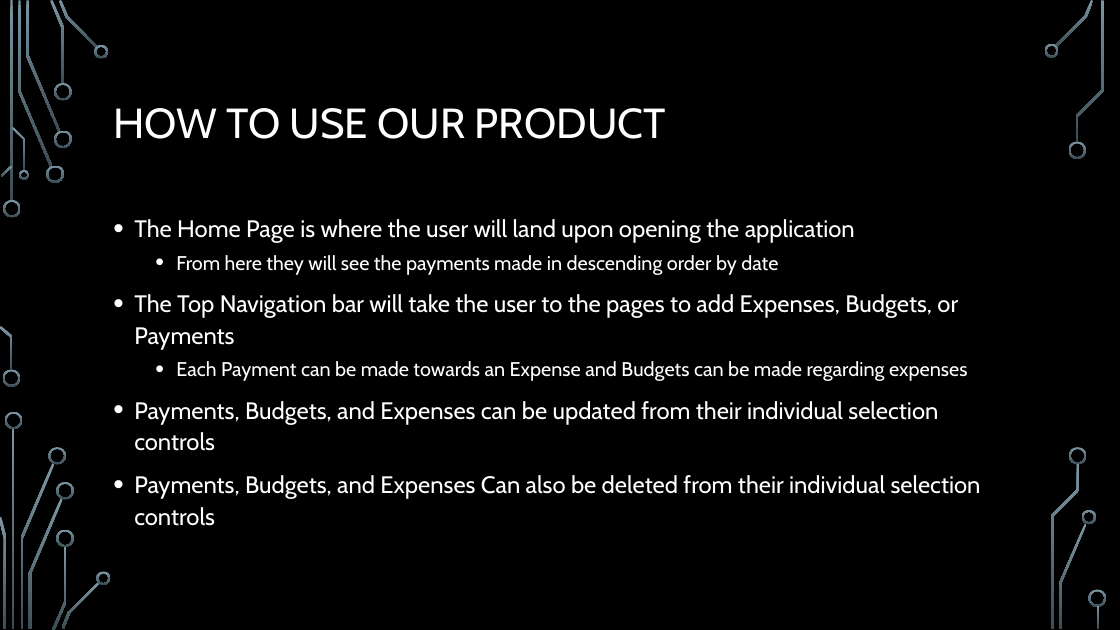
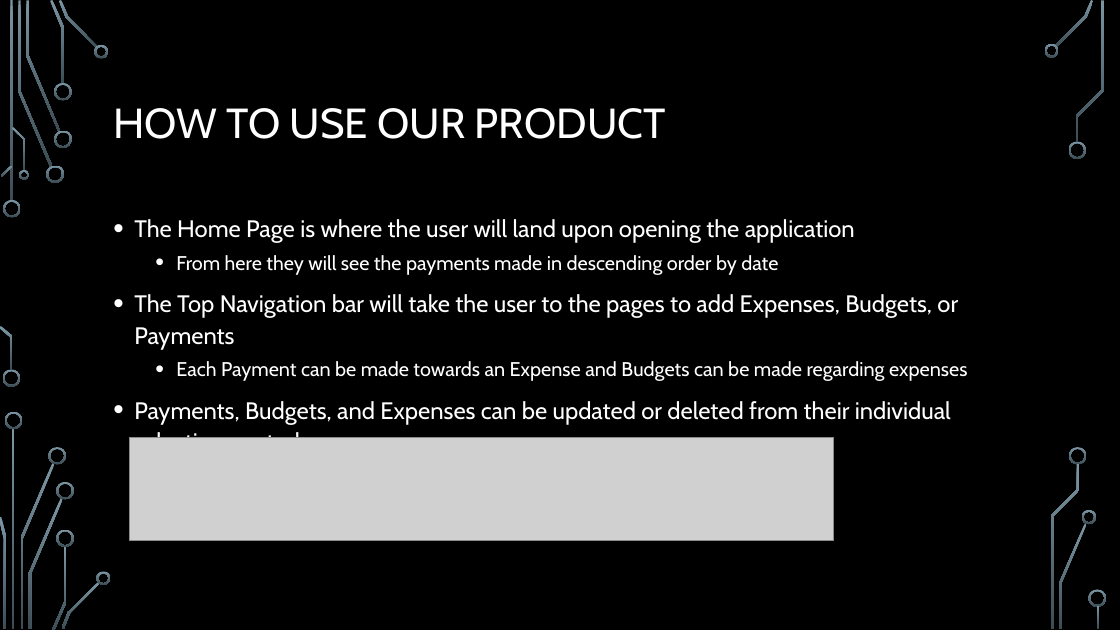
Before and after one commit to alittleton98/COMP-353-Project---Expense-Tracker, a slide deck: slide 6 of documentation/353FinalPresentation.pptx. Drawn at 1120x630 pixels with LibreOffice and Linux fonts; fonts in the diff are those of the drawing; grey boxes stand for pictures; background and template pictures are left out. Boxes give left, top, right and bottom in pixels: in the first picture for what was removed or moved away, otherwise in the second. Text is boxed around its words. In the diff, an @@ line names an element or a change of style, - is before the commit and + after.

Commit message:
ppt finished

```diff
--- a/documentation/353FinalPresentation.pptx
+++ b/documentation/353FinalPresentation.pptx
@@ text at bbox=[134, 401, 951, 438]: text changed @@
-• Payments, Budgets, and Expenses can be updated from their individual selection controls
-• Payments, Budgets, and Expenses Can also be deleted from their individual selection controls
+• Payments, Budgets, and Expenses can be updated or deleted from their individual selection controls
@@ picture added at bbox=[130, 438, 833, 541] @@
```
Also in this commit, not shown: 2 other slides changed, 2 slides added, 3 slides removed, 2 other files.
